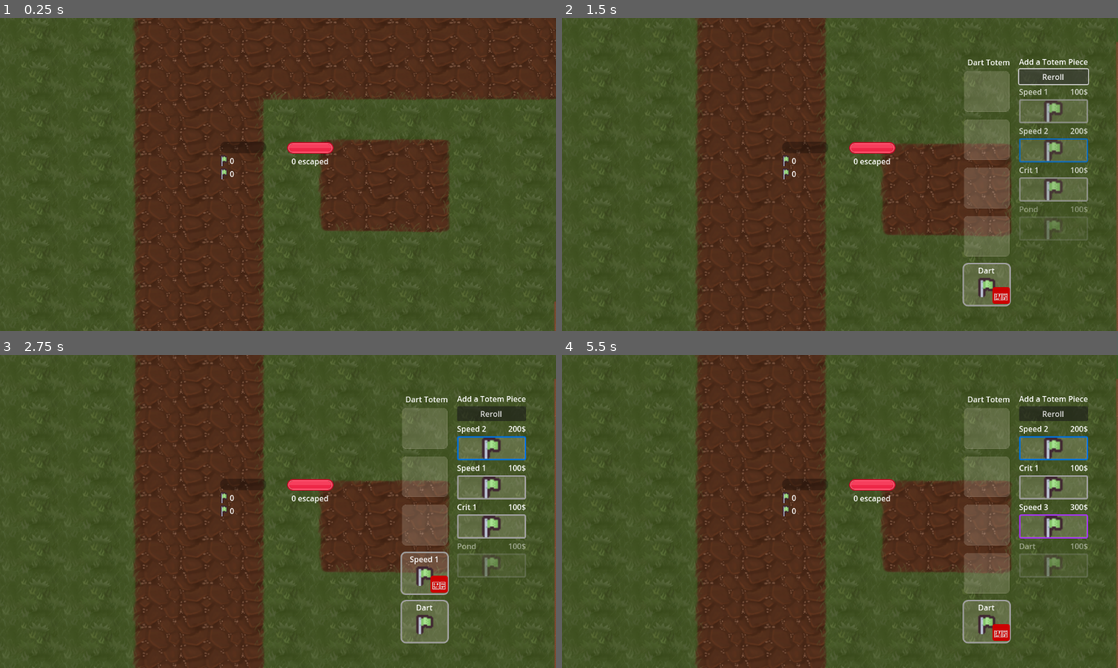
Above: before the commit, frames 1-4 (two rows, left to right).
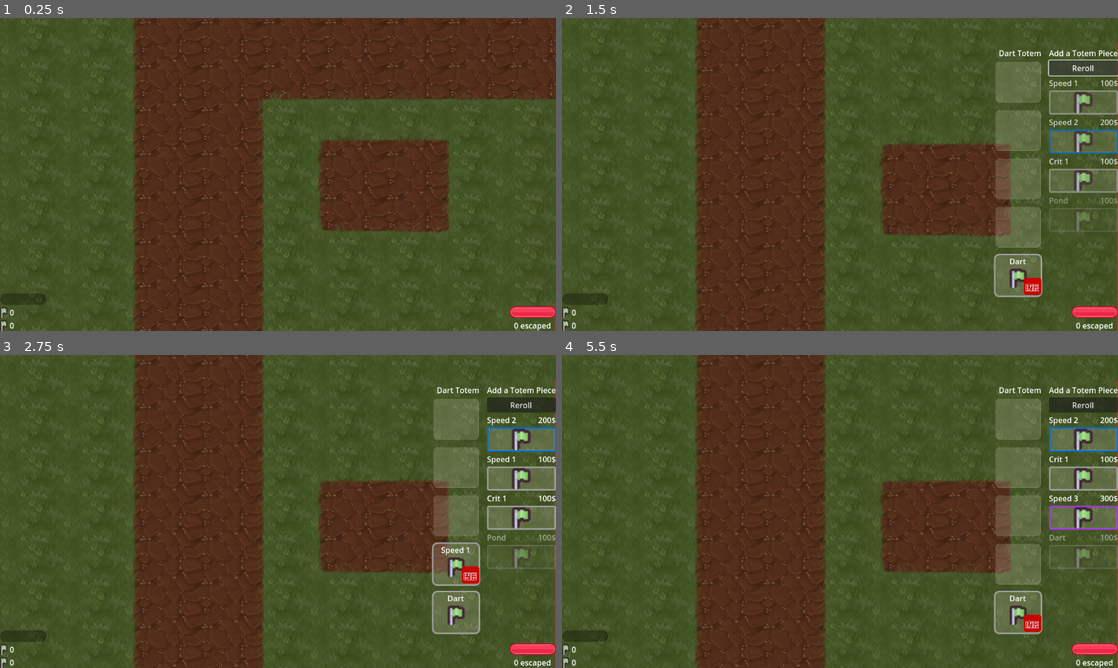
Above: after the commit, the same moments.

Repository: Jelleas/gmtk-2025
Game: Godot game, scene res://main_level.tscn
Same seed, same stepped clock (60 frames per second), same inputs: the game is played once before the commit and once after it.
Inputs (mouse positions are in pixels of both pictures, inside the frame that each line leads up to; where the layout moved, square brackets give the same spot in the first picture):
- Up to frame 1 (0.25 s): no input
- Up to frame 2 (1.5 s): tap Enter at 0.5 s; move the mouse to (962, 158) at 0.52 s; hold Down (camera_move_down) 0.53-1.25 s; click (962, 158) at 0.67 s; click "Reroll" at 1.25 s
- Up to frame 3 (2.75 s): click (489, 448) at 2.02 s
- Up to frame 4 (5.5 s): click "🗑️" at 2.75 s; click "Reroll" at 3.5 s; click "🗑️" at 4.25 s; click (1084, 555) [1051, 564] at 5 s

The runs differ from the first frame. In frame 1, 1.5% of the frame differs, in the area x 0-100%, y 0-100%; in frame 2, 13%; in frame 3, 14%; in frame 4, 14%.

Commit message:
anchor ui

Diff:
--- a/main_level.tscn
+++ b/main_level.tscn
@@ -82,6 +82,7 @@
 position = Vector2(230, 51)
 
 [node name="GroundLayer" type="TileMapLayer" parent="."]
+position = Vector2(-1, 0)
 tile_map_data = PackedByteArray("AAD9////AgABAAAAAAD9/wAAAgABAAAAAAD9/wEAAgABAAAAAAD9/wIAAgABAAAAAAD9/wMAAgABAAAAAAD9/w …(33264 unchanged characters)…
 tile_set = SubResource("TileSet_s8c5p")
 script = ExtResource("2_7256s")
@@ -120,10 +121,12 @@
 [node name="UI" type="CanvasLayer" parent="."]
 
 [node name="ResourceTracker" type="VBoxContainer" parent="UI" node_paths=PackedStringArray("resource_path")]
-offset_left = 456.0
-offset_top = 256.0
-offset_right = 552.0
-offset_bottom = 334.0
+anchors_preset = 2
+anchor_top = 1.0
+anchor_bottom = 1.0
+offset_top = -78.0
+offset_right = 96.0
+grow_vertical = 0
 script = ExtResource("8_do8ha")
 resource_path = NodePath("../../ResourcePath")
 
@@ -166,10 +169,15 @@
 script = ExtResource("14_htena")
 
 [node name="MonsterTracker" type="VBoxContainer" parent="UI" node_paths=PackedStringArray("monster_path")]
-offset_left = 595.0
-offset_top = 257.0
-offset_right = 691.0
-offset_bottom = 308.0
+anchors_preset = 3
+anchor_left = 1.0
+anchor_top = 1.0
+anchor_right = 1.0
+anchor_bottom = 1.0
+offset_left = -96.0
+offset_top = -51.0
+grow_horizontal = 0
+grow_vertical = 0
 script = ExtResource("15_52es0")
 monster_path = NodePath("../../MonsterPath")
 
@@ -186,50 +194,56 @@
 horizontal_alignment = 1
 script = ExtResource("19_08fmi")
 
-[node name="Shop" type="VBoxContainer" parent="UI" node_paths=PackedStringArray("inventory", "totem_interface")]
-offset_left = 947.0
-offset_top = 79.0
-offset_right = 1047.0
-offset_bottom = 295.0
+[node name="TotemUI" type="HBoxContainer" parent="UI"]
+anchors_preset = 6
+anchor_left = 1.0
+anchor_top = 0.5
+anchor_right = 1.0
+anchor_bottom = 0.5
+offset_left = -257.0
+offset_top = -263.5
+offset_bottom = 263.5
+grow_horizontal = 0
+grow_vertical = 2
+
+[node name="Inventory" type="VBoxContainer" parent="UI/TotemUI" node_paths=PackedStringArray("totem_interface")]
+layout_mode = 2
+script = ExtResource("21_xjl4t")
+totem_interface = NodePath("../../../TotemManager")
+inventory_slot = ExtResource("22_t3g51")
+
+[node name="Label" type="Label" parent="UI/TotemUI/Inventory"]
+layout_mode = 2
+text = "Totem   "
+horizontal_alignment = 1
+
+[node name="ScrollContainer" type="ScrollContainer" parent="UI/TotemUI/Inventory"]
+custom_minimum_size = Vector2(110, 500)
+layout_mode = 2
+
+[node name="VBoxContainer" type="VBoxContainer" parent="UI/TotemUI/Inventory/ScrollContainer"]
+custom_minimum_size = Vector2(100, 0)
+layout_mode = 2
+theme_override_constants/separation = 25
+
+[node name="PaddingMarginContainer" type="MarginContainer" parent="UI/TotemUI/Inventory/ScrollContainer/VBoxContainer"]
+layout_mode = 2
+
+[node name="Shop" type="VBoxContainer" parent="UI/TotemUI" node_paths=PackedStringArray("inventory", "totem_interface")]
+layout_mode = 2
 script = ExtResource("19_8m212")
 shop_item = ExtResource("20_8m212")
 inventory = NodePath("../Inventory")
-totem_interface = NodePath("../../TotemManager")
-
-[node name="Label" type="Label" parent="UI/Shop"]
+totem_interface = NodePath("../../../TotemManager")
+
+[node name="Label" type="Label" parent="UI/TotemUI/Shop"]
 layout_mode = 2
 text = "Add a Totem Piece"
 horizontal_alignment = 1
 
-[node name="RerollButton" type="Button" parent="UI/Shop"]
+[node name="RerollButton" type="Button" parent="UI/TotemUI/Shop"]
 layout_mode = 2
 text = "Reroll"
-
-[node name="Inventory" type="VBoxContainer" parent="UI" node_paths=PackedStringArray("totem_interface")]
-offset_left = 830.0
-offset_top = 80.0
-offset_right = 930.0
-offset_bottom = 184.0
-script = ExtResource("21_xjl4t")
-totem_interface = NodePath("../../TotemManager")
-inventory_slot = ExtResource("22_t3g51")
-
-[node name="Label" type="Label" parent="UI/Inventory"]
-layout_mode = 2
-text = "Totem   "
-horizontal_alignment = 1
-
-[node name="ScrollContainer" type="ScrollContainer" parent="UI/Inventory"]
-custom_minimum_size = Vector2(110, 500)
-layout_mode = 2
-
-[node name="VBoxContainer" type="VBoxContainer" parent="UI/Inventory/ScrollContainer"]
-custom_minimum_size = Vector2(100, 0)
-layout_mode = 2
-theme_override_constants/separation = 25
-
-[node name="PaddingMarginContainer" type="MarginContainer" parent="UI/Inventory/ScrollContainer/VBoxContainer"]
-layout_mode = 2
 
 [node name="TotemManager" parent="." node_paths=PackedStringArray("resource_manager", "tile_map") instance=ExtResource("8_eqmdw")]
 resource_manager = NodePath("../ResourcePath")
